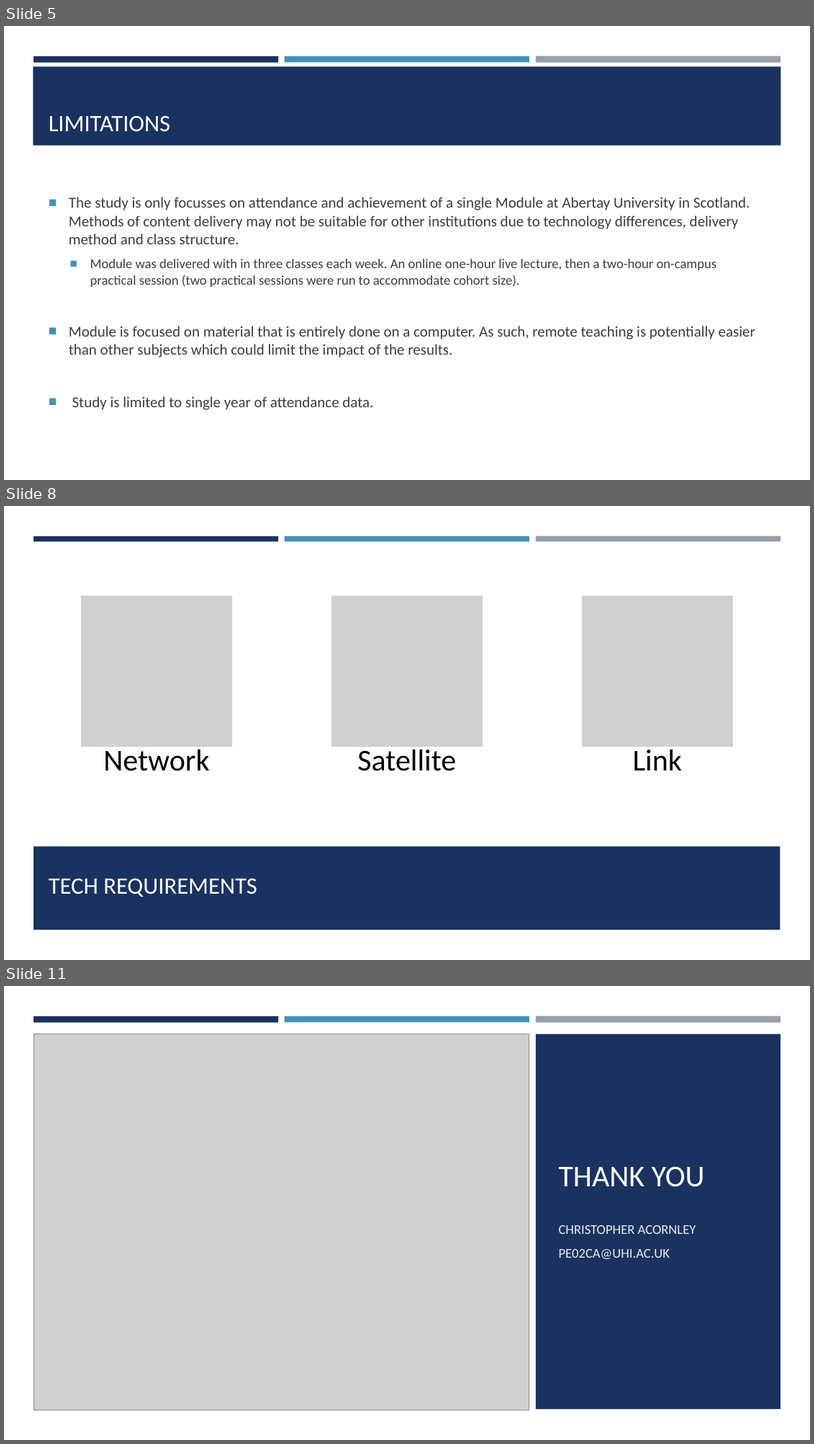
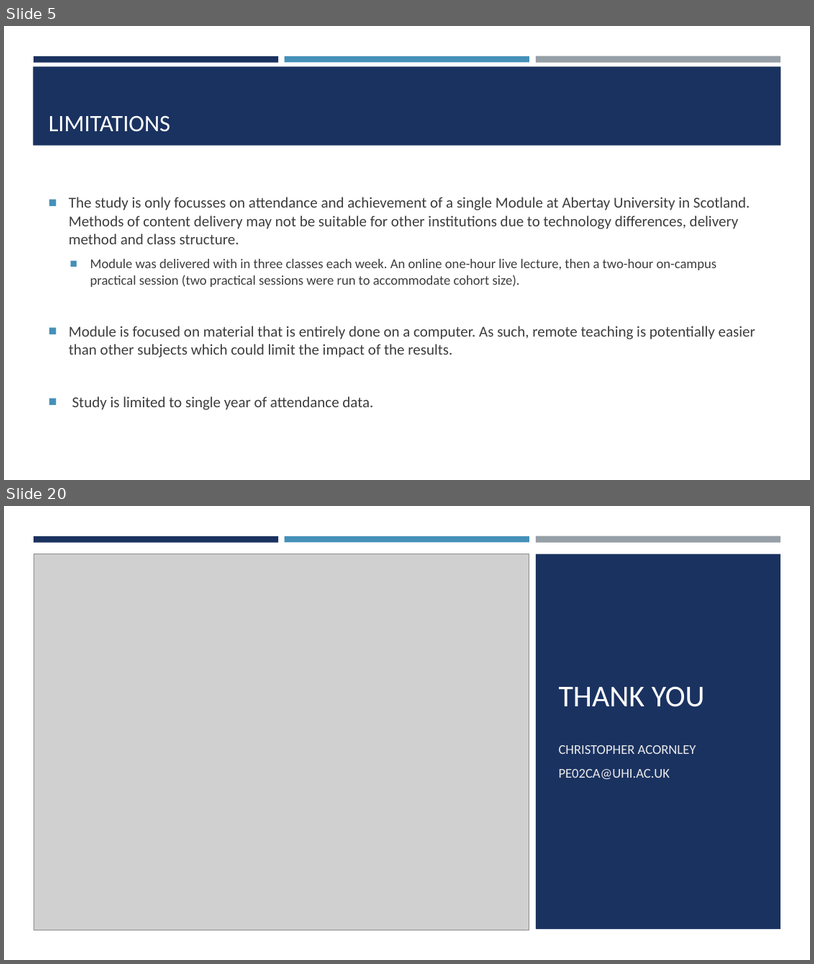
Before and after one commit to ChrisAcornleyPhD/CAP512Data, a slide deck: scripts/CAP512.pptx. Shown one above the other, each under a label of ours: slides 5, 8 and 11 before the commit, slides 5 and 20 after it; the slides between them are not shown. The pictures are 814x1444 and 814x964 pixels, drawn with LibreOffice and Linux fonts; fonts in the diff are those of the drawing; grey boxes stand for pictures. Boxes give left, top, right and bottom in pixels: in the first picture for what was removed or moved away, otherwise in the second. Text is boxed around its words. In the diff, an @@ line names an element or a change of style, - is before the commit and + after.

```diff
--- a/scripts/CAP512.pptx
+++ b/scripts/CAP512.pptx
@@ slide 8 removed at [4, 506, 810, 960], background #FFFFFF; not listed: 3 template elements that a slide beside it also shows @@
@@ rectangle removed at [4, 542, 810, 960] @@
@@ group removed at [82, 595, 733, 771]: 3 pictures, 3 texts @@
-Network
-Satellite
-Link
@@ rectangle removed at [34, 846, 781, 929] @@
@@ title removed at [49, 878, 257, 897] @@
-TECH REQUIREMENTS
@@ what was slide 11 is now slide 20 @@
```
Also in this commit, not shown: 3 slides changed, 11 slides added, 1 other slide removed.
